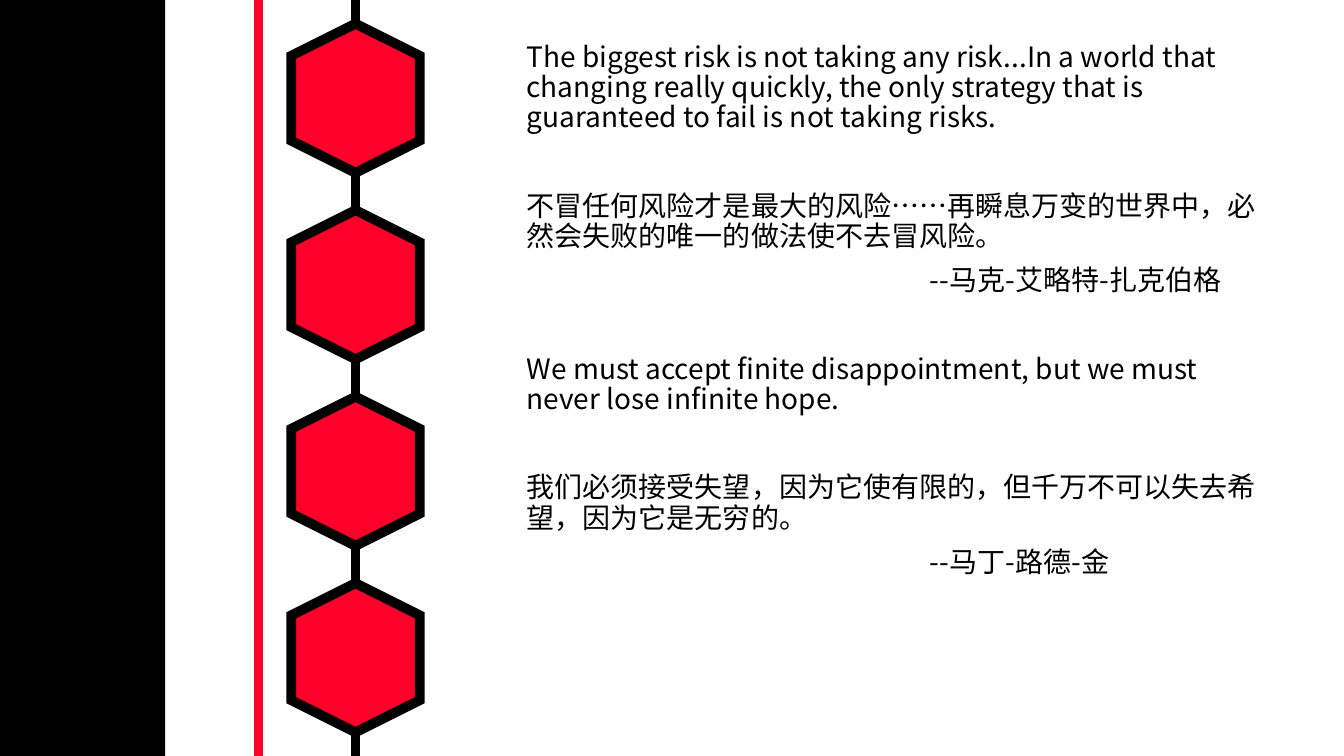
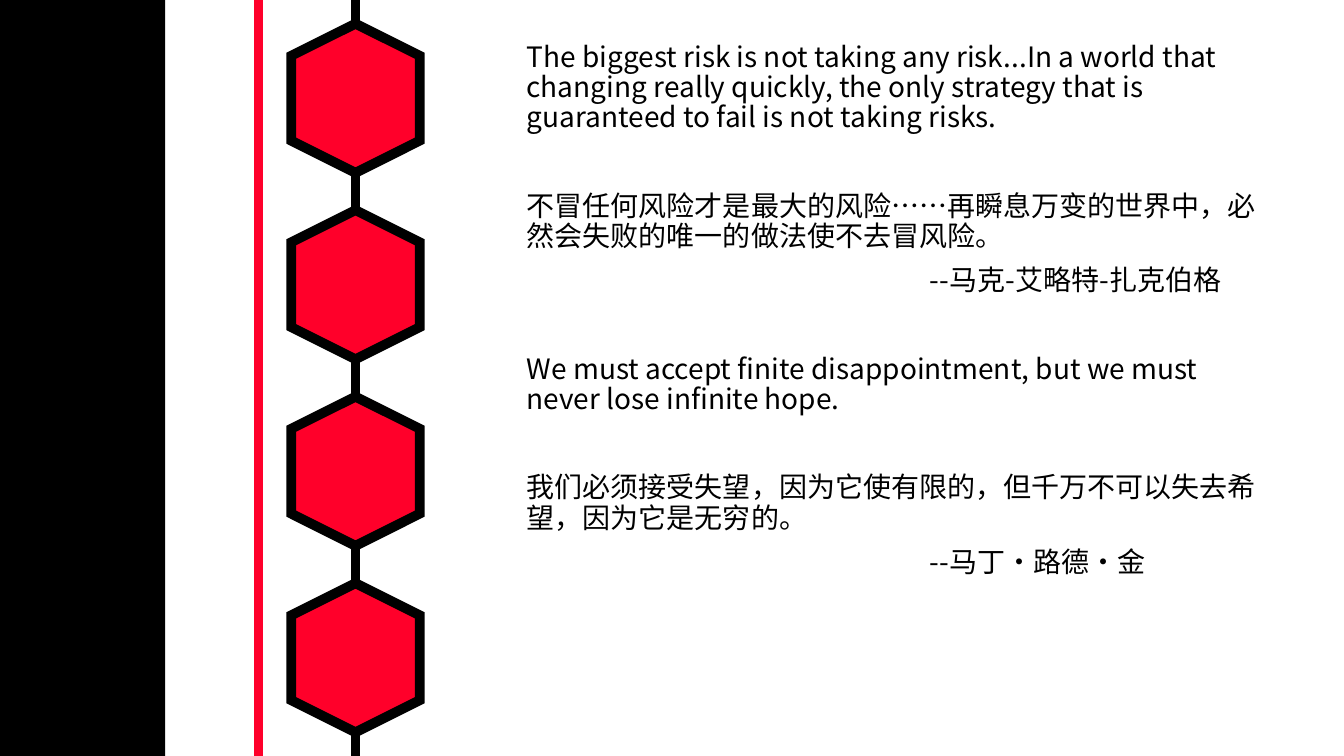
Before and after one commit to MarkShen1992/PPT-template, a slide deck: slide 38 of morning reading/iridescent english sentenses.pptx. Drawn at 1344x756 pixels with LibreOffice and Linux fonts; fonts in the diff are those of the drawing. Boxes give left, top, right and bottom in pixels: in the first picture for what was removed or moved away, otherwise in the second. Text is boxed around its words. In the diff, an @@ line names an element or a change of style, - is before the commit and + after.

```diff
--- a/morning reading/iridescent english sentenses.pptx
+++ b/morning reading/iridescent english sentenses.pptx
@@ text at (930, 548, 1146, 575): text changed @@
---马丁-路德-金
+--马丁·路德·金
```
Also in this commit, not shown: 3 other slides changed, 2 slides added.
